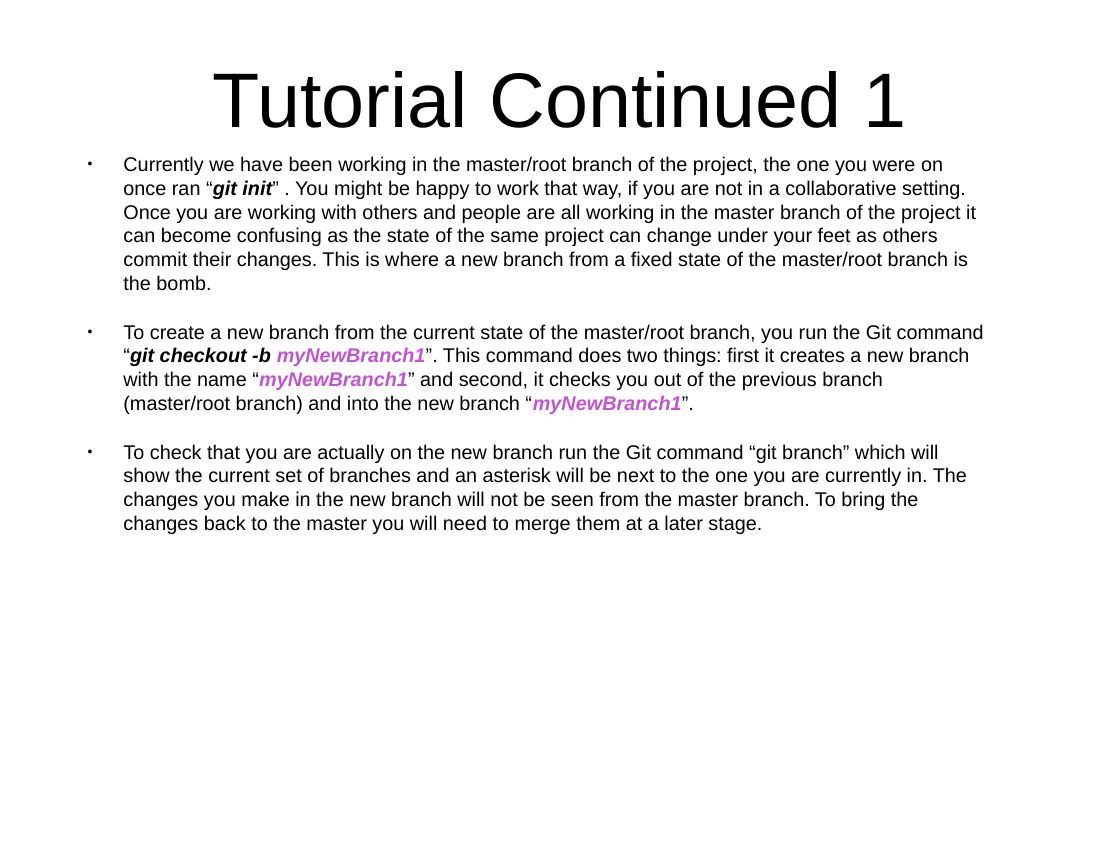
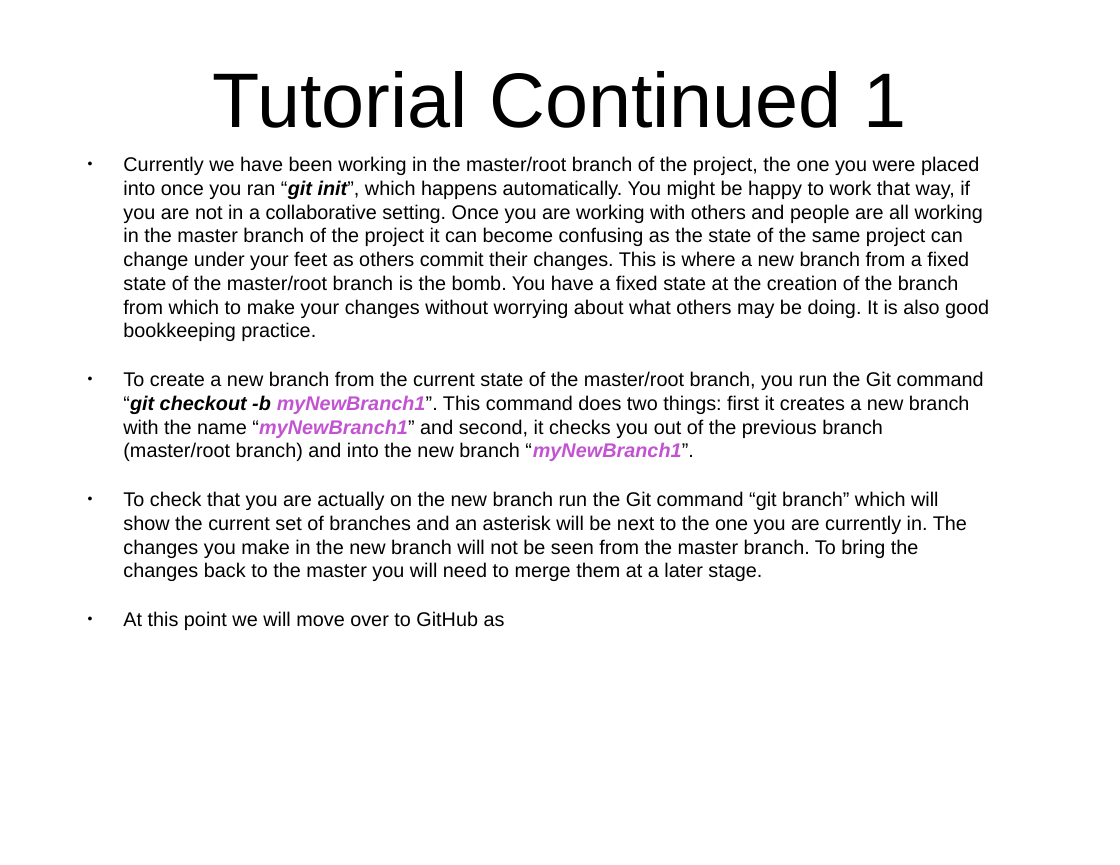
Before and after one commit to browntsunami/learnGit, a slide deck: slide 2 of GitTutorialNotes.odp. Drawn at 1120x865 pixels with LibreOffice and Linux fonts; fonts in the diff are those of the drawing. Boxes give left, top, right and bottom in pixels: in the first picture for what was removed or moved away, otherwise in the second. Text is boxed around its words. In the diff, an @@ line names an element or a change of style, - is before the commit and + after.

```diff
--- a/GitTutorialNotes.odp
+++ b/GitTutorialNotes.odp
@@ text at (123, 156, 989, 581): paragraph added @@
+● At this point we will move over to GitHub as
@@ text at (123, 156, 989, 341): text changed @@
-● Currently we have been working in the master/root branch of the project, the one you were on once ran “git init” . You might be happy to work that way, if you are not in a collaborative setting. Once you are working with others and people are all working in the master branch of the project it can become confusing as the state of the same project can change under your feet as others commit their changes. This is where a new branch from a fixed state of the master/root branch is the bomb.
+● Currently we have been working in the master/root branch of the project, the one you were placed into once you ran “git init”, which happens automatically. You might be happy to work that way, if you are not in a collaborative setting. Once you are working with others and people are all working in the master branch of the project it can become confusing as the state of the same project can change under your feet as others commit their changes. This is where a new branch from a fixed state of the master/root branch is the bomb. You have a fixed state at the creation of the branch from which to make your changes without worrying about what others may be doing. It is also good bookkeeping practice.
```
Also in this commit, not shown: 1 other slide changed, 1 other file.
